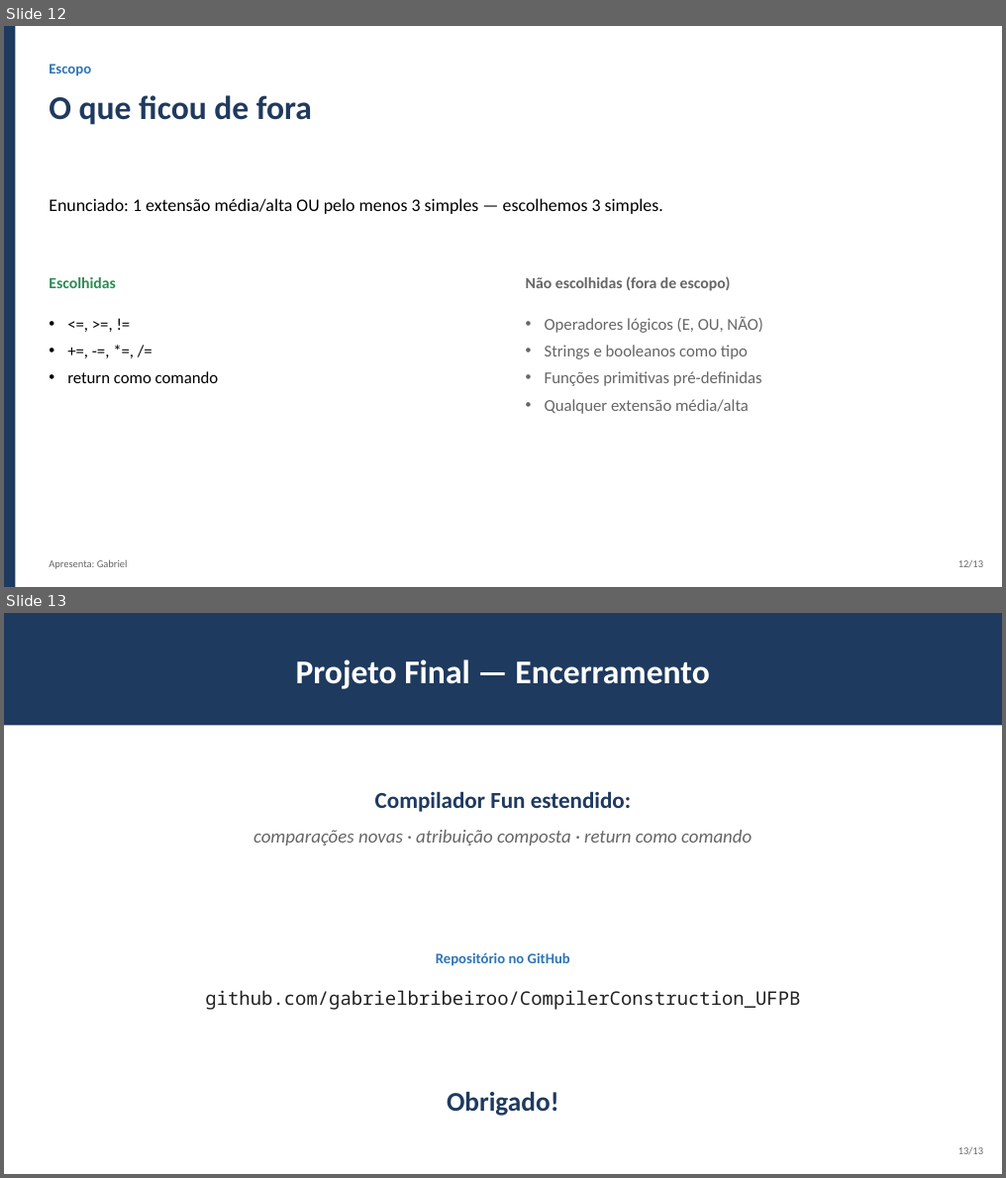
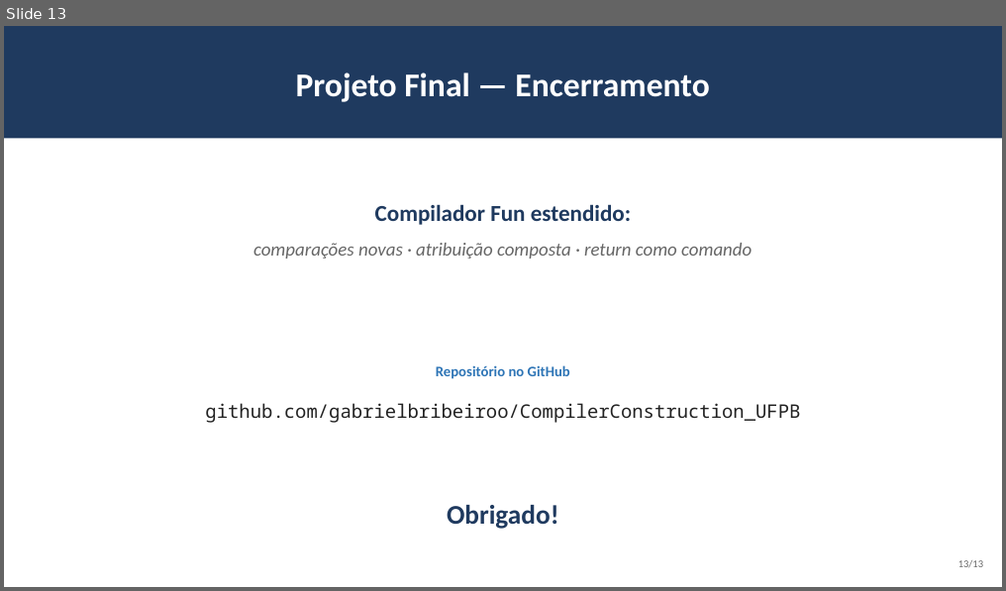
Before and after one commit to gabrielbribeiroo/CompilerConstruction_UFPB, a slide deck: apresentacao-projeto-final/apresentacao.pptx. Shown one above the other, each under a label of ours: slides 12 and 13 before the commit, slide 13 after it. The pictures are 1006x1178 and 1006x591 pixels, drawn with LibreOffice and Linux fonts; fonts in the diff are those of the drawing. Boxes give left, top, right and bottom in pixels: in the first picture for what was removed or moved away, otherwise in the second. Text is boxed around its words. In the diff, an @@ line names an element or a change of style, - is before the commit and + after.

Commit message:
docs(projeto-final): deixa o roteiro mais humano e focado nas extensoes
Reescreve as falas do roteiro num tom de conversa, sem jargao tecnico
sem explicacao, e ajusta os slides pra combinar (menos codigo/BNF,
mais exemplos do tipo "antes e depois" mostrando o que cada extensao
muda na pratica).

```diff
--- a/apresentacao-projeto-final/apresentacao.pptx
+++ b/apresentacao-projeto-final/apresentacao.pptx
@@ slide 12 removed at box(4, 26, 1002, 587), background #FFFFFF @@
@@ rectangle removed at box(4, 26, 15, 587) @@
@@ text removed at box(49, 64, 91, 76) @@
-Escopo
@@ text removed at box(49, 95, 312, 125) @@
-O que ficou de fora
@@ text removed at box(49, 198, 663, 214) @@
-Enunciado: 1 extensão média/alta OU pelo menos 3 simples — escolhemos 3 simples.
@@ text removed at box(49, 277, 116, 288) @@
-Escolhidas
@@ text removed at box(526, 276, 731, 291) @@
-Não escolhidas (fora de escopo)
@@ text removed at box(545, 317, 762, 414) @@
-• Operadores lógicos (E, OU, NÃO)
-• Strings e booleanos como tipo
-• Funções primitivas pré-definidas
-• Qualquer extensão média/alta
@@ text removed at box(67, 372, 219, 383) @@
-• <=, >=, !=
-• +=, -=, *=, /=
-• return como comando
@@ text removed at box(49, 560, 128, 570) @@
-Apresenta: Gabriel
@@ text removed at box(958, 561, 983, 569) @@
-12/13
```
Also in this commit, not shown: 6 slides changed, 5 slides added, 4 other slides removed, 2 other files.
